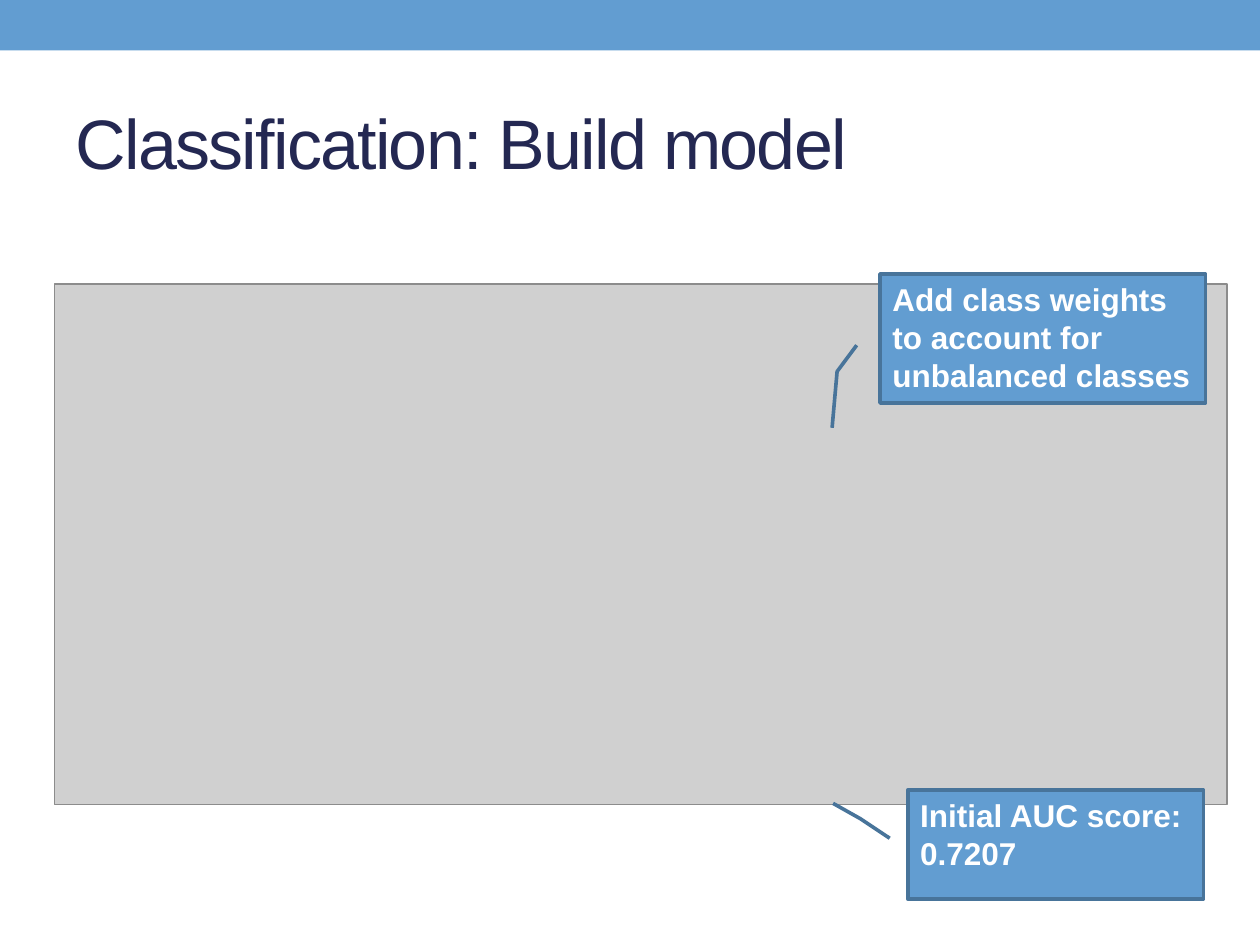
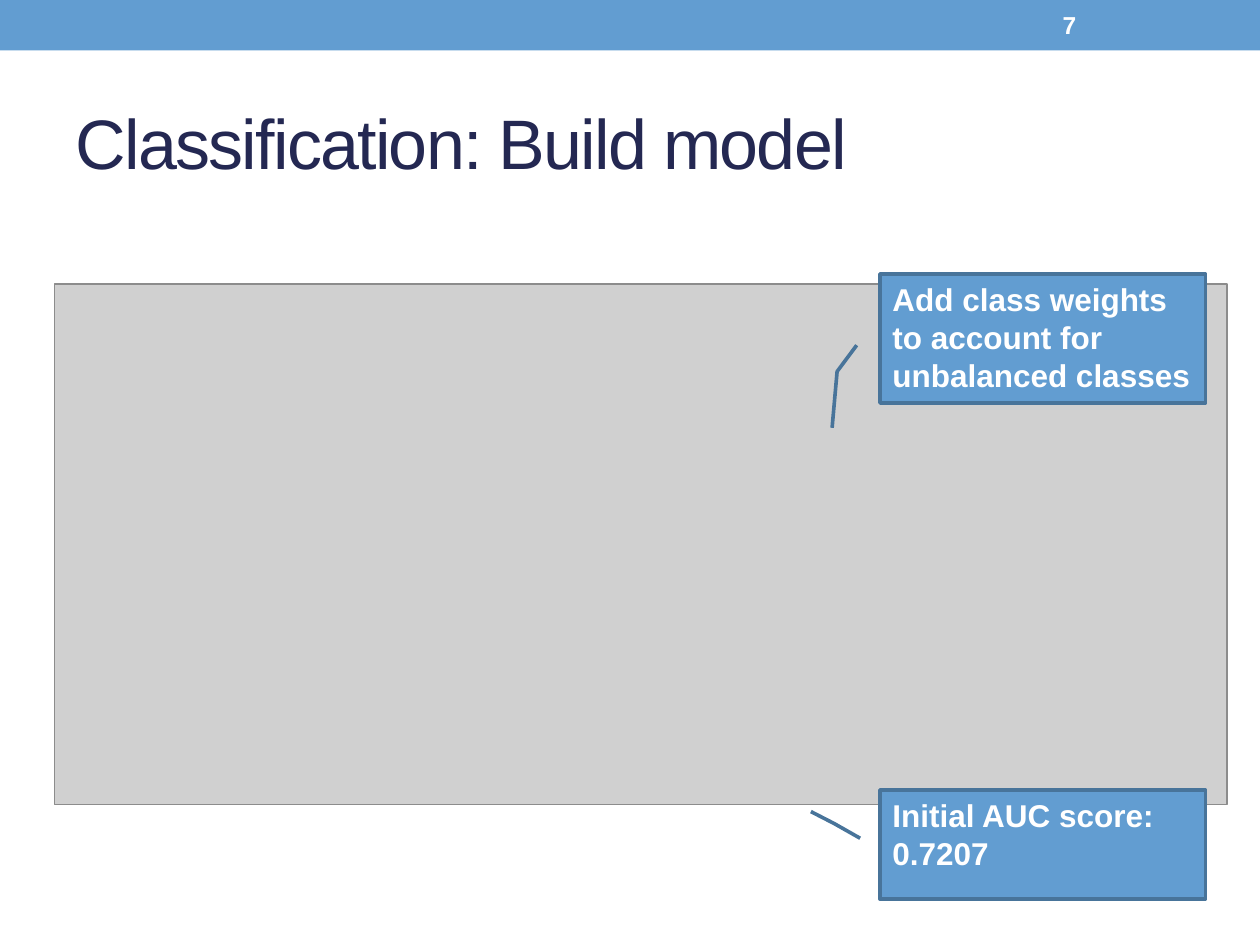
Before and after one commit to Son17/Data-Science-Projects, a slide deck: slide 7 of LG presentation_condensed.pptx. Drawn at 1260x945 pixels with LibreOffice and Linux fonts; fonts in the diff are those of the drawing; grey boxes stand for pictures. Boxes give left, top, right and bottom in pixels: in the first picture for what was removed or moved away, otherwise in the second. Text is boxed around its words. In the diff, an @@ line names an element or a change of style, - is before the commit and + after.

```diff
--- a/LG presentation_condensed.pptx
+++ b/LG presentation_condensed.pptx
@@ page number added at [1063,17,1077,34], 14 pt, text #FFFFFF, bold @@
+7
@@ border callout "Initial AUC score:": place and size @@
-border callout "Initial AUC score:" at [907,790,1203,900]
+border callout "Initial AUC score:" at [879,790,1205,900]
@@ border callout "Initial AUC score:" at [879,790,1205,900]: proportions changed @@
```
Also in this commit, not shown: 9 other slides changed, 1 other file.
